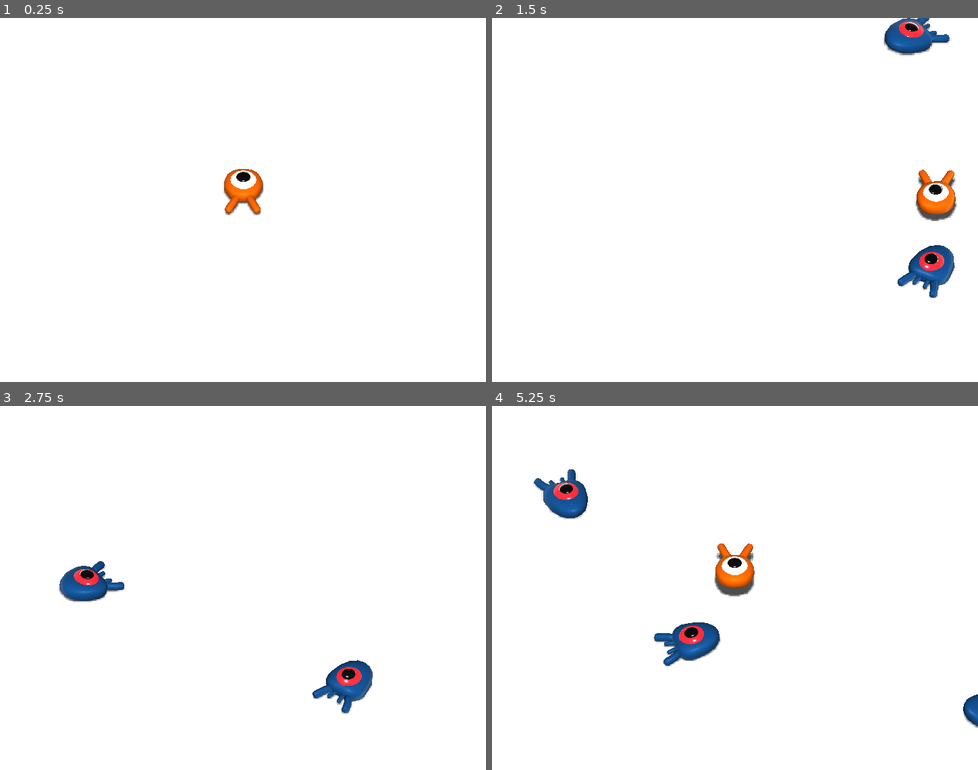
Above: before the commit, frames 1-4 (two rows, left to right).
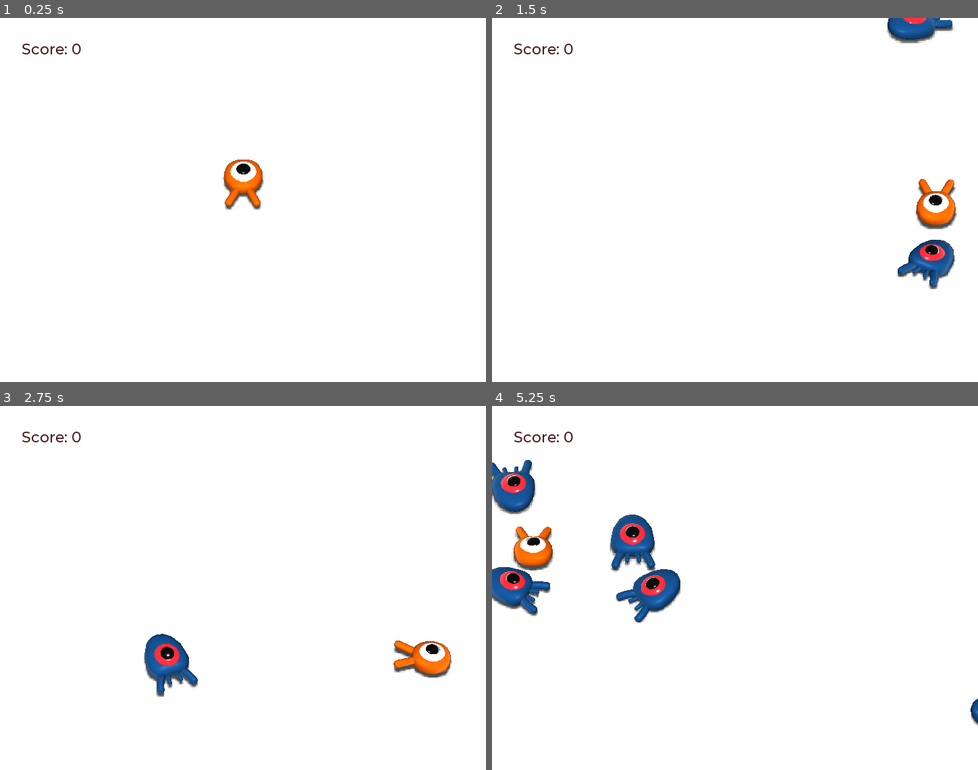
Above: after the commit, the same moments.

Repository: bloodynite/myFirstGame3dOnGodot
Game: Godot game, scene res://main.tscn
Two runs of this game, one before a commit and one after it. Both use one fixed random seed, a clock stepped at 60 frames per second and the inputs below.
Inputs:
- Up to frame 1 (0.25 s): no input
- Up to frame 2 (1.5 s): tap Enter (ui_accept) at 0.5 s; hold D (move_right) 0.53-1.28 s; hold Enter (ui_accept) 0.53-1.28 s; tap Space (jump) at 0.77, 0.8, 1.07, 1.35 s; hold S (move_backward) from 1.28 s (still down)
- Up to frame 3 (2.75 s): tap Space (jump) at 1.52, 1.82, 2.3 s; tap Enter (ui_accept) at 1.55 s; release S (move_backward) at 2.03 s; hold D (move_right) from 2.03 s (still down); hold Enter (ui_accept) from 2.03 s (still down)
- Up to frame 4 (5.25 s): release D (move_right) at 2.78 s; release Enter (ui_accept) at 2.78 s; hold W (move_forward) 2.78-3.53 s; tap Enter (ui_accept) at 2.85, 4.35 s; tap Space (jump) at 3.02, 3.32, 3.6, 3.77, 4.07, 4.52, 4.82 s; hold A (move_left) 3.53-5.03 s; hold S (move_backward) from 5.03 s (still down); hold Enter (ui_accept) from 5.03 s (still down)

The runs differ from the first frame. In frame 1, 1.0% of the frame differs, in the area x 4-55%, y 7-55%; in frame 2, 3.2%; in frame 3, 4.0%; in frame 4, 8.0%, in the area x 0-100%, y 7-89%.

Commit message:
feat: terminado

Diff:
--- /dev/null
+++ b/MusicPlayer.tscn
@@ -0,0 +1,7 @@
+[gd_scene load_steps=2 format=2]
+
+[ext_resource path="res://art/House In a Forest Loop.ogg" type="AudioStream" id=1]
+
+[node name="MusicPlayer" type="AudioStreamPlayer"]
+stream = ExtResource( 1 )
+autoplay = true
--- /dev/null
+++ b/ScoreLabel.gd
@@ -0,0 +1,7 @@
+extends Label
+
+var score = 0
+
+func _on_Mob_squashed():
+	score += 1
+	text = "Score: %s" % score
--- a/main.gd
+++ b/main.gd
@@ -4,6 +4,7 @@
 
 func _ready():
 	randomize()
+	$UserInterface/Retry.hide()
 
 
 func _on_MobTimer_timeout():
@@ -18,9 +19,15 @@
 	mob_spawn_location.unit_offset = randf()
 	var player_position = $Player.transform.origin
 	mob.initialize(mob_spawn_location.translation, player_position)
+	mob.connect("squashed", $UserInterface/ScoreLabel, '_on_Mob_squashed')
 
 	add_child(mob)
 
 
 func _on_Player_hit():
 	$MobTimer.stop()
+	$UserInterface/Retry.show()
+
+func _unhandled_input(event):
+	if event.is_action_pressed('ui_accept') and $UserInterface/Retry.visible:
+		get_tree().reload_current_scene()
--- a/main.tscn
+++ b/main.tscn
@@ -1,8 +1,10 @@
-[gd_scene load_steps=9 format=2]
+[gd_scene load_steps=13 format=2]
 
 [ext_resource path="res://player.tscn" type="PackedScene" id=1]
 [ext_resource path="res://main.gd" type="Script" id=2]
 [ext_resource path="res://mob.tscn" type="PackedScene" id=3]
+[ext_resource path="res://fonts/Montserrat-Medium.ttf" type="DynamicFontData" id=4]
+[ext_resource path="res://ScoreLabel.gd" type="Script" id=5]
 
 [sub_resource type="BoxShape" id=1]
 extents = Vector3( 30, 1, 30 )
@@ -20,6 +22,13 @@
 "points": PoolVector3Array( 0, 0, 0, 0, 0, 0, -16.1173, 0, -16.0479, 0, 0, 0, 0, 0, 0, 15.9751, 0, -16.1216, 0, 0, 0, 0, 0, 0, 15.9641, 0, 15.959, 0, 0, 0, 0, 0, 0, -16.0407, 0, 16.0223, 0, 0, 0, 0, 0, 0, -16.1173, 0, -16.0479 ),
 "tilts": PoolRealArray( 0, 0, 0, 0, 0 )
 }
+
+[sub_resource type="DynamicFont" id=6]
+size = 22
+font_data = ExtResource( 4 )
+
+[sub_resource type="Theme" id=7]
+default_font = SubResource( 6 )
 
 [node name="Main" type="Node"]
 script = ExtResource( 2 )
@@ -83,5 +92,35 @@
 wait_time = 0.5
 autostart = true
 
+[node name="UserInterface" type="Control" parent="."]
+anchor_right = 1.0
+anchor_bottom = 1.0
+theme = SubResource( 7 )
+
+[node name="ScoreLabel" type="Label" parent="UserInterface"]
+margin_left = 32.0
+margin_top = 32.0
+margin_right = 83.0
+margin_bottom = 46.0
+custom_colors/font_color = Color( 0.298039, 0.109804, 0.109804, 1 )
+text = "Score: 0"
+script = ExtResource( 5 )
+
+[node name="Retry" type="ColorRect" parent="UserInterface"]
+anchor_right = 1.0
+anchor_bottom = 1.0
+color = Color( 0, 0, 0, 0.705882 )
+
+[node name="Label" type="Label" parent="UserInterface/Retry"]
+anchor_left = 0.5
+anchor_top = 0.5
+anchor_right = 0.5
+anchor_bottom = 0.5
+margin_left = -107.0
+margin_top = -14.0
+margin_right = 107.0
+margin_bottom = 14.0
+text = "Press Enter to retry"
+
 [connection signal="hit" from="Player" to="." method="_on_Player_hit"]
 [connection signal="timeout" from="MobTimer" to="." method="_on_MobTimer_timeout"]
--- a/mob.gd
+++ b/mob.gd
@@ -20,10 +20,10 @@
 	rotate_y(rand_range(-PI / 4, PI / 4))
 
 	var random_speed = rand_range(min_speed, max_speed)
+	velocity = Vector3.FORWARD * random_speed
+	velocity = velocity.rotated(Vector3.UP, rotation.y)
 
-	velocity = Vector3.FORWARD * random_speed
-
-	velocity = velocity.rotated(Vector3.UP, rotation.y)
+	$AnimationPlayer.playback_speed = random_speed / min_speed
 
 func squash():
 	emit_signal("squashed")
--- a/mob.tscn
+++ b/mob.tscn
@@ -6,14 +6,45 @@
 [sub_resource type="BoxShape" id=1]
 extents = Vector3( 1.13463, 0.710534, 1.65046 )
 
+[sub_resource type="Animation" id=2]
+resource_name = "float"
+length = 1.2
+loop = true
+tracks/0/type = "value"
+tracks/0/path = NodePath("Pivot/Character:translation")
+tracks/0/interp = 1
+tracks/0/loop_wrap = true
+tracks/0/imported = false
+tracks/0/enabled = true
+tracks/0/keys = {
+"times": PoolRealArray( 0.2, 0.7, 1.2 ),
+"transitions": PoolRealArray( 0.420448, 2.07, 1 ),
+"update": 0,
+"values": [ Vector3( 0, 0, 0 ), Vector3( 0, 0.66, 0 ), Vector3( 0, 0.35, 0 ) ]
+}
+tracks/1/type = "value"
+tracks/1/path = NodePath("Pivot/Character:rotation_degrees")
+tracks/1/interp = 1
+tracks/1/loop_wrap = true
+tracks/1/imported = false
+tracks/1/enabled = true
+tracks/1/keys = {
+"times": PoolRealArray( 0.1, 0.5, 1.2 ),
+"transitions": PoolRealArray( 0.420448, 0.44, 1 ),
+"update": 0,
+"values": [ Vector3( 0, 0, 0 ), Vector3( 8, 0, 0 ), Vector3( -9, 0, 0 ) ]
+}
+
 [node name="Mob" type="KinematicBody" groups=["mob"]]
 collision_layer = 2
 collision_mask = 4
 script = ExtResource( 2 )
 
 [node name="Pivot" type="Spatial" parent="."]
+transform = Transform( 1, 0, 0, 0, 1, 0, 0, 0, 1, 0, 0.2, 0 )
 
 [node name="Character" parent="Pivot" instance=ExtResource( 1 )]
+transform = Transform( 1, 0, 0, 0, 0.987688, 0.156434, 0, -0.156434, 0.987688, 0, 0.35, 0 )
 
 [node name="CollisionShape" type="CollisionShape" parent="."]
 transform = Transform( 1, 0, 0, 0, 1, 0, 0, 0, 1, 0.0223951, 0.368696, 0.258626 )
@@ -23,4 +54,8 @@
 transform = Transform( 1, 0, 0, 0, 1, 0, 0, 0, 1, 0.0440668, 0.250251, 0.199811 )
 aabb = AABB( -1.26413, -0.682107, -1.69376, 2.49701, 1.40523, 3.49299 )
 
+[node name="AnimationPlayer" type="AnimationPlayer" parent="."]
+autoplay = "float"
+anims/float = SubResource( 2 )
+
 [connection signal="screen_exited" from="VisibilityNotifier" to="." method="_on_VisibilityNotifier_screen_exited"]
--- a/player.gd
+++ b/player.gd
@@ -3,7 +3,7 @@
 signal hit
 
 export var bounce_impulse = 16
-export var jump_impulse = 20
+export var jump_impulse = 25
 # How fast the player moves in meters per second.
 export var speed = 14
 # The downward acceleration when in the air, in meters per second squared.
@@ -27,6 +27,9 @@
 	if direction != Vector3.ZERO:
 		direction = direction.normalized()
 		$Pivot.look_at(translation + direction, Vector3.UP)
+		$AnimationPlayer.playback_speed = 4
+	else:
+		$AnimationPlayer.playback_speed = 1
 
 	velocity.x = direction.x * speed
 	velocity.z = direction.z * speed
@@ -50,6 +53,8 @@
 				mob.squash()
 				velocity.y = bounce_impulse
 
+	$Pivot.rotation.x = PI / 6 * velocity.y / jump_impulse
+
 func die():
 	emit_signal('hit')
 	queue_free()
--- a/player.tscn
+++ b/player.tscn
@@ -10,12 +10,69 @@
 height = 0.226389
 radius = 1.16256
 
+[sub_resource type="Animation" id=3]
+length = 0.001
+tracks/0/type = "value"
+tracks/0/path = NodePath("Pivot/Character:translation")
+tracks/0/interp = 1
+tracks/0/loop_wrap = true
+tracks/0/imported = false
+tracks/0/enabled = true
+tracks/0/keys = {
+"times": PoolRealArray( 0 ),
+"transitions": PoolRealArray( 1 ),
+"update": 0,
+"values": [ Vector3( 0, 0, 0 ) ]
+}
+tracks/1/type = "value"
+tracks/1/path = NodePath("Pivot/Character:rotation_degrees")
+tracks/1/interp = 1
+tracks/1/loop_wrap = true
+tracks/1/imported = false
+tracks/1/enabled = true
+tracks/1/keys = {
+"times": PoolRealArray( 0 ),
+"transitions": PoolRealArray( 1 ),
+"update": 0,
+"values": [ Vector3( 0, 0, 0 ) ]
+}
+
+[sub_resource type="Animation" id=4]
+resource_name = "float"
+length = 1.2
+loop = true
+tracks/0/type = "value"
+tracks/0/path = NodePath("Pivot/Character:translation")
+tracks/0/interp = 1
+tracks/0/loop_wrap = true
+tracks/0/imported = false
+tracks/0/enabled = true
+tracks/0/keys = {
+"times": PoolRealArray( 0.2, 0.7, 1.2 ),
+"transitions": PoolRealArray( 0.420448, 2.07, 1 ),
+"update": 0,
+"values": [ Vector3( 0, 0, 0 ), Vector3( 0, 0.66, 0 ), Vector3( 0, 0.35, 0 ) ]
+}
+tracks/1/type = "value"
+tracks/1/path = NodePath("Pivot/Character:rotation_degrees")
+tracks/1/interp = 1
+tracks/1/loop_wrap = true
+tracks/1/imported = false
+tracks/1/enabled = true
+tracks/1/keys = {
+"times": PoolRealArray( 0.1, 0.5, 1.2 ),
+"transitions": PoolRealArray( 0.420448, 0.44, 1 ),
+"update": 0,
+"values": [ Vector3( 0, 0, 0 ), Vector3( 8, 0, 0 ), Vector3( -9, 0, 0 ) ]
+}
+
 [node name="Player" type="KinematicBody"]
 transform = Transform( 1, 0, 0, 0, 1, 0, 0, 0, 1, -0.0017345, 2.02333, -0.0257952 )
 collision_mask = 6
 script = ExtResource( 2 )
 
 [node name="Pivot" type="Spatial" parent="."]
+transform = Transform( 1, 0, 0, 0, 1, 0, 0, 0, 1, 0, 0.5, 0 )
 
 [node name="Character" parent="Pivot" instance=ExtResource( 1 )]
 
@@ -32,4 +89,9 @@
 transform = Transform( 1, 0, 0, 0, 1, 0, 0, 0, 1, 0, 0.510254, 0 )
 shape = SubResource( 2 )
 
+[node name="AnimationPlayer" type="AnimationPlayer" parent="."]
+autoplay = "float"
+anims/RESET = SubResource( 3 )
+anims/float = SubResource( 4 )
+
 [connection signal="body_entered" from="MobDetector" to="." method="_on_MobDetector_body_entered"]
--- a/project.godot
+++ b/project.godot
@@ -17,6 +17,10 @@
 config/name="Squash the Creeps (3D)"
 run/main_scene="res://main.tscn"
 config/icon="res://icon.png"
+
+[autoload]
+
+MusicPlayer="*res://MusicPlayer.tscn"
 
 [display]
 
Not shown: 1 places in mob.tscn that only renumber resources
Not shown: 1 places in player.tscn that only renumber resources
